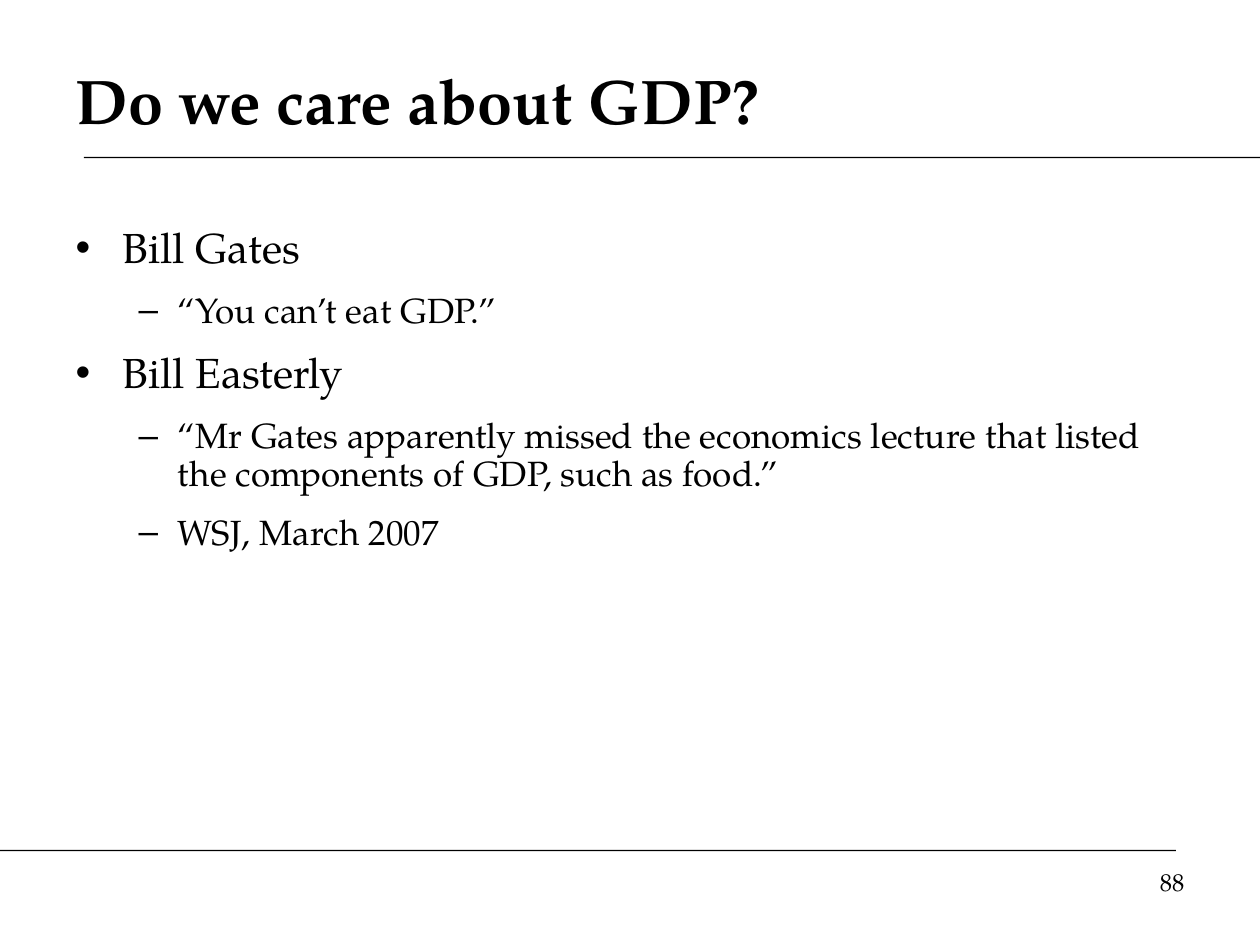
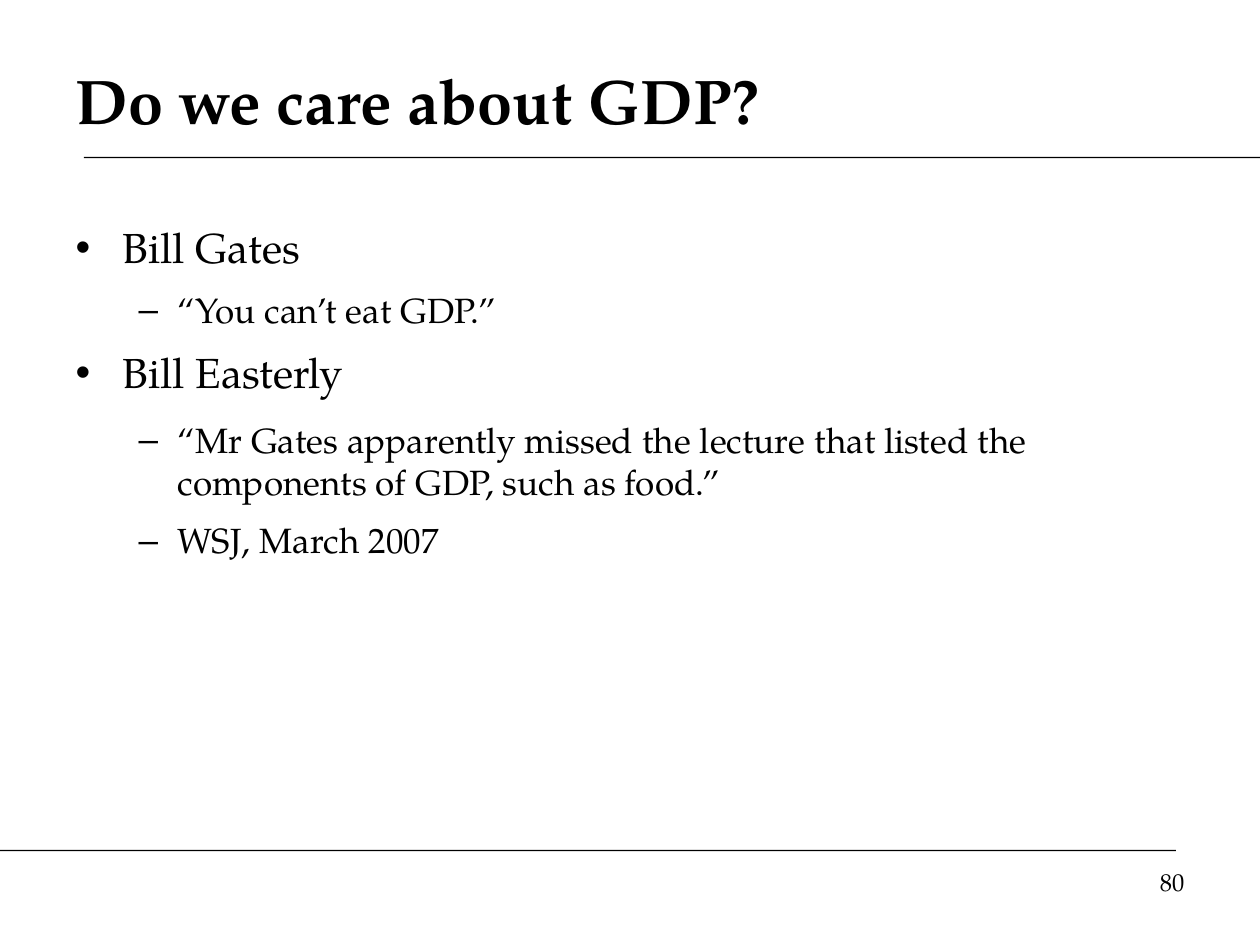
Before and after one commit to DaveBackus/Global_Economy, a slide deck: slide 80 of Slides/slides_intro_f14.pptx (slide 88 before the commit). Drawn at 1260x945 pixels with LibreOffice and Linux fonts; fonts in the diff are those of the drawing. Boxes give left, top, right and bottom in pixels: in the first picture for what was removed or moved away, otherwise in the second. Text is boxed around its words. In the diff, an @@ line names an element or a change of style, - is before the commit and + after.

```diff
--- a/Slides/slides_intro_f14.pptx
+++ b/Slides/slides_intro_f14.pptx
@@ text at box(178, 427, 1026, 505): text changed @@
-  – “Mr Gates apparently missed the economics lecture that listed the components of GDP, such as food.”
+  – “Mr Gates apparently missed the lecture that listed the components of GDP, such as food.”
@@ page number at box(1160, 874, 1185, 892): text changed @@
-88
+80
```
Also in this commit, not shown: 38 other slides changed, 2 slides added, 11 slides removed, 14 other files.
